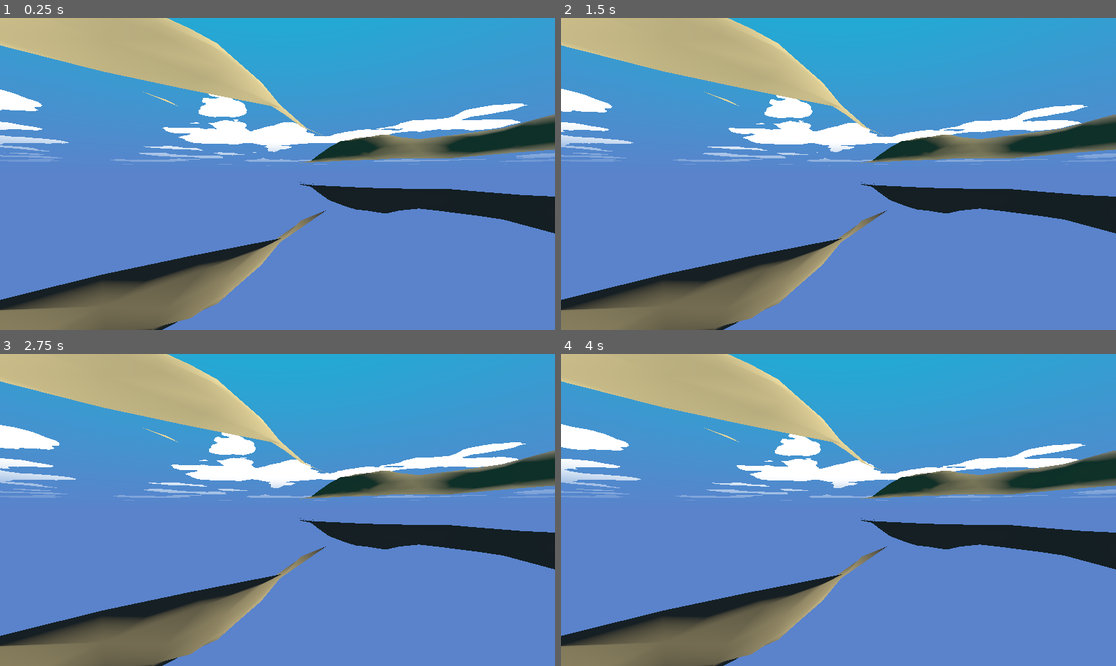
Above: before the commit, frames 1-4 (two rows, left to right).
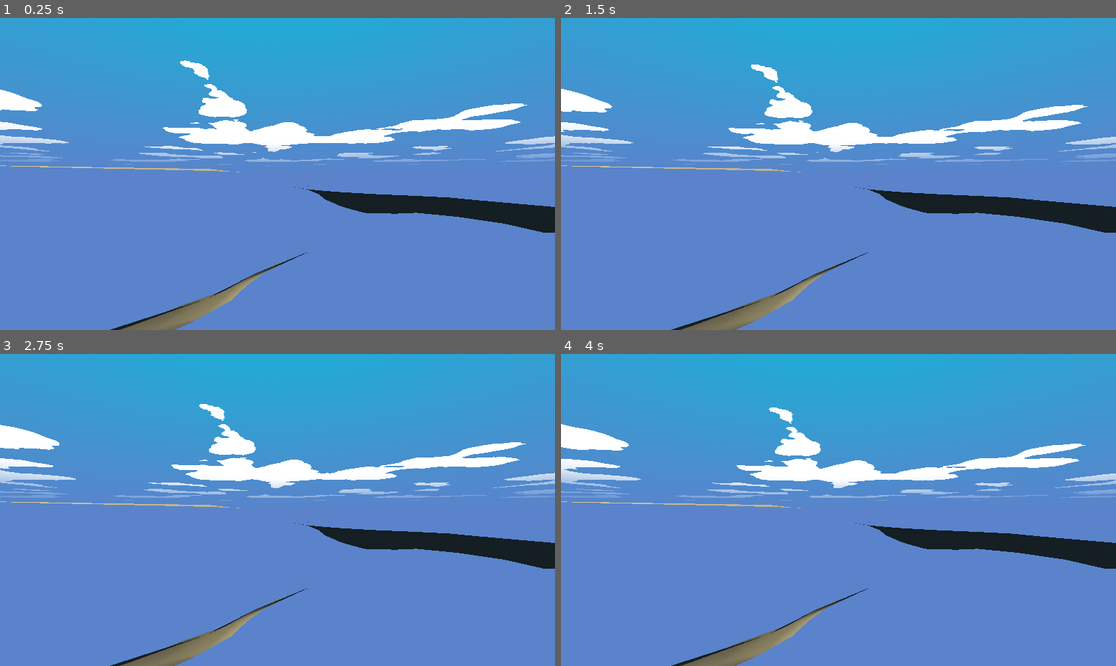
Above: after the commit, the same moments.

Repository: derek-glennon/LD_59
Game: Godot game, scene res://scenes/island_scene.tscn
Same seed, same stepped clock (60 frames per second), same inputs: the game is played once before the commit and once after it.
Inputs:
- Up to frame 1 (0.25 s): no input
- Up to frame 2 (1.5 s): no input
- Up to frame 3 (2.75 s): no input
- Up to frame 4 (4 s): no input

The runs differ from the first frame. In frame 1, 20% of the frame differs, in the area x 0-100%, y 0-100%; in frame 2, 20%; in frame 3, 20%; in frame 4, 20%.

Commit message:
Making some really bad water
Maybe I will improve this eventually idk man

Diff:
--- /dev/null
+++ b/materials/mat_water.tres
@@ -0,0 +1,9 @@
+[gd_resource type="ShaderMaterial" format=3 uid="uid://btqxaru611oa"]
+
+[ext_resource type="Shader" uid="uid://w8gf32ssjivm" path="res://shaders/water.gdshader" id="1_45gsp"]
+
+[resource]
+render_priority = 0
+shader = ExtResource("1_45gsp")
+shader_parameter/water_color_bottom = Color(3.85046e-06, 0.68356377, 0.78468287, 1)
+shader_parameter/water_color_top = Color(0.14998364, 0.948973, 0.9999998, 1)
--- a/scenes/island_scene.tscn
+++ b/scenes/island_scene.tscn
@@ -2,7 +2,7 @@
 
 [ext_resource type="Material" uid="uid://bkboe4foqiksr" path="res://materials/mat_sky.tres" id="1_0kpsk"]
 [ext_resource type="PackedScene" uid="uid://2v8pd5apmen" path="res://prefabs/island.tscn" id="2_edv0t"]
-[ext_resource type="Script" uid="uid://b8pr27o8nubiw" path="res://compositor/pixelate_ce.gd" id="2_phnmh"]
+[ext_resource type="Material" uid="uid://btqxaru611oa" path="res://materials/mat_water.tres" id="4_g1j5r"]
 
 [sub_resource type="Sky" id="Sky_6tqpd"]
 sky_material = ExtResource("1_0kpsk")
@@ -25,18 +25,11 @@
 volumetric_fog_anisotropy = 0.55
 volumetric_fog_sky_affect = 0.0
 
-[sub_resource type="CompositorEffect" id="CompositorEffect_phnmh"]
-resource_local_to_scene = false
-resource_name = ""
-enabled = true
-effect_callback_type = 4
-needs_motion_vectors = false
-needs_normal_roughness = true
-script = ExtResource("2_phnmh")
-metadata/_custom_type_script = "uid://b8pr27o8nubiw"
+[sub_resource type="Compositor" id="Compositor_edv0t"]
 
-[sub_resource type="Compositor" id="Compositor_edv0t"]
-compositor_effects = Array[CompositorEffect]([SubResource("CompositorEffect_phnmh")])
+[sub_resource type="PlaneMesh" id="PlaneMesh_phnmh"]
+
+[sub_resource type="SphereMesh" id="SphereMesh_phnmh"]
 
 [node name="IslandScene" type="Node3D" unique_id=373182846]
 
@@ -46,8 +39,17 @@
 
 [node name="Camera3D" type="Camera3D" parent="." unique_id=34050]
 
-[node name="Island" parent="." unique_id=789307362 instance=ExtResource("2_edv0t")]
-transform = Transform3D(1, 0, 0, 0, 1, 0, 0, 0, 1, -0.0032453537, 0.010409832, 0.0022025108)
+[node name="Island" parent="." unique_id=953826695 instance=ExtResource("2_edv0t")]
+transform = Transform3D(1, 0, 0, 0, 1, 0, 0, 0, 1, -0.0032453537, -0.27433968, 0.0022025108)
 
 [node name="DirectionalLight3D" type="DirectionalLight3D" parent="." unique_id=1673132568]
 transform = Transform3D(0.35166967, -0.009048779, 0.9360804, -0.93612415, -0.0033993153, 0.35165325, 0, -0.99995327, -0.009666217, 0, 14.741041, 0)
+
+[node name="Water" type="MeshInstance3D" parent="." unique_id=289112751]
+transform = Transform3D(583.6481, 0, 0, 0, 583.6481, 0, 0, 0, 583.6481, 0, 0, 0)
+material_override = ExtResource("4_g1j5r")
+mesh = SubResource("PlaneMesh_phnmh")
+
+[node name="MeshInstance3D" type="MeshInstance3D" parent="." unique_id=807650049]
+transform = Transform3D(1, 0, 0, 0, 1, 0, 0, 0, 1, 0, 0, 18.550545)
+mesh = SubResource("SphereMesh_phnmh")
--- /dev/null
+++ b/shaders/water.gdshader
@@ -0,0 +1,53 @@
+shader_type spatial;
+
+uniform vec3 water_color_bottom : source_color = vec3(1.0);
+uniform vec3 water_color_top : source_color = vec3(1.0);
+
+varying vec3 world_position;
+
+uniform sampler2D _DEPTH_TEXTURE : hint_depth_texture, repeat_disable, filter_nearest;
+float get_depth(vec2 screen_uv) {
+	float depth = textureLod(_DEPTH_TEXTURE, screen_uv, 0.0).r;
+	return depth;
+}
+
+void vertex() {
+	world_position = (MODEL_MATRIX * vec4(VERTEX, 1.0)).xyz;
+}
+
+void fragment() {
+	float depth = get_depth(SCREEN_UV);
+	vec3 ndc = vec3(SCREEN_UV * 2.0 - 1.0, depth);
+	vec4 view = INV_PROJECTION_MATRIX * vec4(ndc, 1.0);
+	view.xyz /= view.w;
+	float linear_depth = -view.z;
+
+	float object_depth = FRAGCOORD.z;
+	vec3 object_ndc = vec3(SCREEN_UV * 2.0 - 1.0, object_depth);
+	vec4 object_view = INV_PROJECTION_MATRIX * vec4(object_ndc, 1.0);
+	object_view.xyz /= object_view.w;
+	float linear_object_depth = -object_view.z;
+
+	float depth_mask = linear_depth - linear_object_depth;
+	float edge = step(depth_mask, 0.1);
+
+	float waves = sin(depth_mask * 70.0 + TIME * 2.0);
+	waves = step(waves, 0.1) * edge;
+
+	vec4 world = INV_VIEW_MATRIX * INV_PROJECTION_MATRIX * vec4(ndc, 1.0);
+    vec3 world_pos = world.xyz / world.w;
+
+	float thickness = 1.0 - world_pos.y;
+	thickness = max(0.0, thickness);
+	float grayscale = clamp(thickness / 2.0, 0.0, 1.0);
+
+	vec3 water_color = mix(water_color_bottom, water_color_top, grayscale);
+
+	ALBEDO = vec3(water_color + waves);
+	ALPHA = 0.8;
+}
+
+//void light() {
+//	// Called for every pixel for every light affecting the material.
+//	// Uncomment to replace the default light processing function with this one.
+//}
Binary file changed: meshes/island.glb
Not shown, added: shaders/water.gdshader.uid
Not shown, changed: blender/island.blend
Not shown, changed: blender/island.blend1
